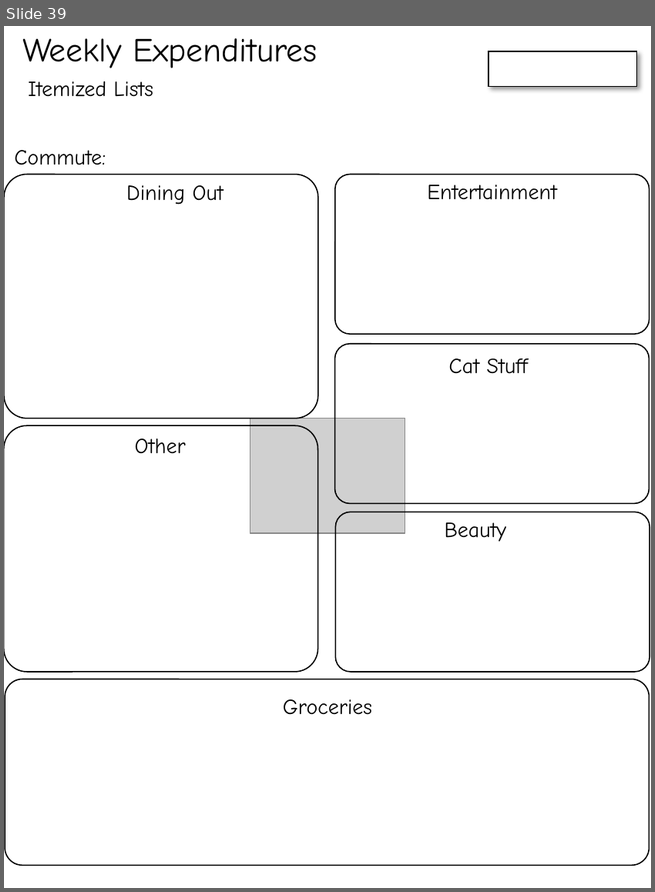
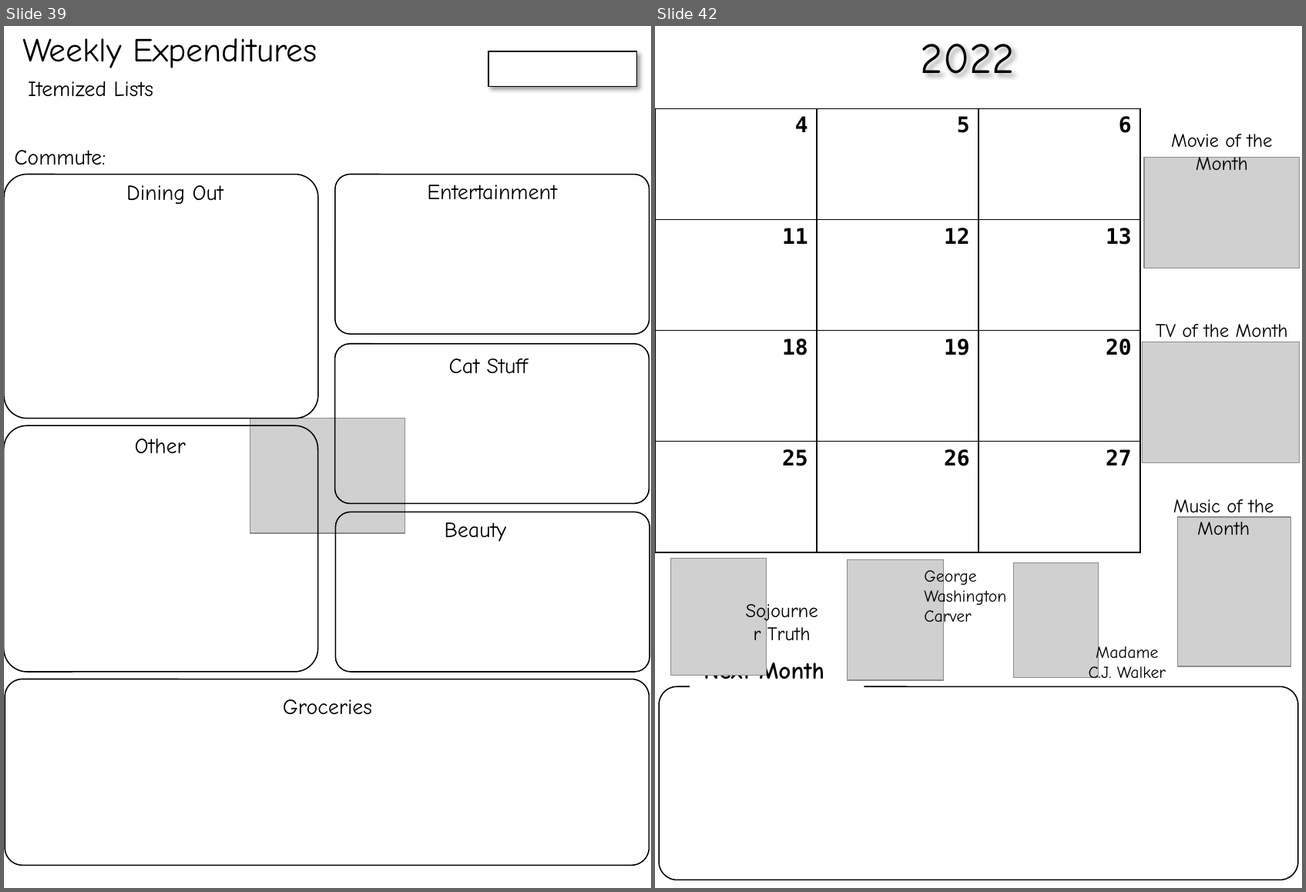
Before and after one commit to cds70409/cds70409.github.io, a slide deck: bujo_printouts.pptx. Shown side by side, each under a label of ours: slide 39 before the commit, slides 39 and 42 after it; the slides between them are not shown. The pictures are 655x892 and 1306x892 pixels, drawn with LibreOffice and Linux fonts; fonts in the diff are those of the drawing; grey boxes stand for pictures. Boxes give left, top, right and bottom in pixels: in the first picture for what was removed or moved away, otherwise in the second. Text is boxed around its words. In the diff, an @@ line names an element or a change of style, - is before the commit and + after.

```diff
--- a/bujo_printouts.pptx
+++ b/bujo_printouts.pptx
@@ slide 42 added at bbox=[655, 26, 1302, 888], background #FFFFFF @@
@@ text added at bbox=[921, 44, 1015, 75], 36 pt, text #000000 @@
+2022
@@ table added at bbox=[655, 109, 1142, 553], 4 rows, 3 columns @@
+4 | 5 | 6
+11 | 12 | 13
+18 | 19 | 20
+25 | 26 | 27
@@ text added at bbox=[1171, 134, 1273, 170], 16 pt, text #000000 @@
+Movie of the Month
@@ picture added at bbox=[1144, 157, 1299, 268] @@
@@ text added at bbox=[1155, 324, 1288, 344], 16 pt, text #000000 @@
+TV of the Month
@@ picture added at bbox=[1142, 342, 1299, 463] @@
@@ text added at bbox=[1173, 500, 1274, 535], 16 pt, text #000000 @@
+Music of the Month
@@ picture added at bbox=[1178, 517, 1290, 667] @@
@@ picture added at bbox=[670, 559, 766, 675] @@
@@ picture added at bbox=[847, 560, 943, 680] @@
@@ text added at bbox=[924, 567, 1006, 628], 14 pt, text #000000 @@
+George Washington Carver
@@ picture added at bbox=[1014, 563, 1099, 678] @@
@@ text added at bbox=[767, 627, 811, 640], 16 pt, text #000000 @@
+Sojourner Truth
@@ text added at bbox=[1089, 644, 1166, 678], 14 pt, text #000000 @@
+Madame C.J. Walker
@@ text added at bbox=[704, 658, 824, 687], 20 pt, text #000000, bold @@
+Next Month
@@ rounded rectangle added at bbox=[660, 687, 1299, 880], outline #000000 1 pt @@
```
Also in this commit, not shown: 8 other slides added.
